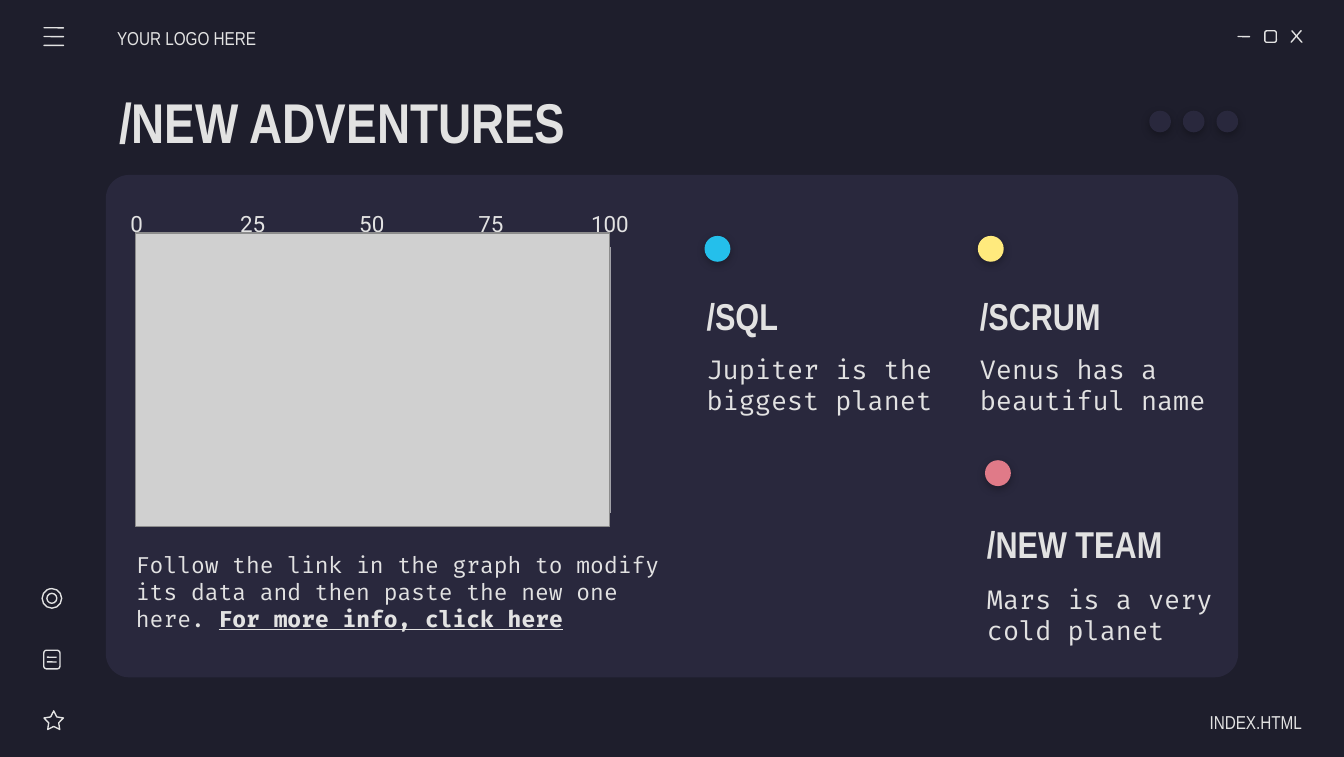
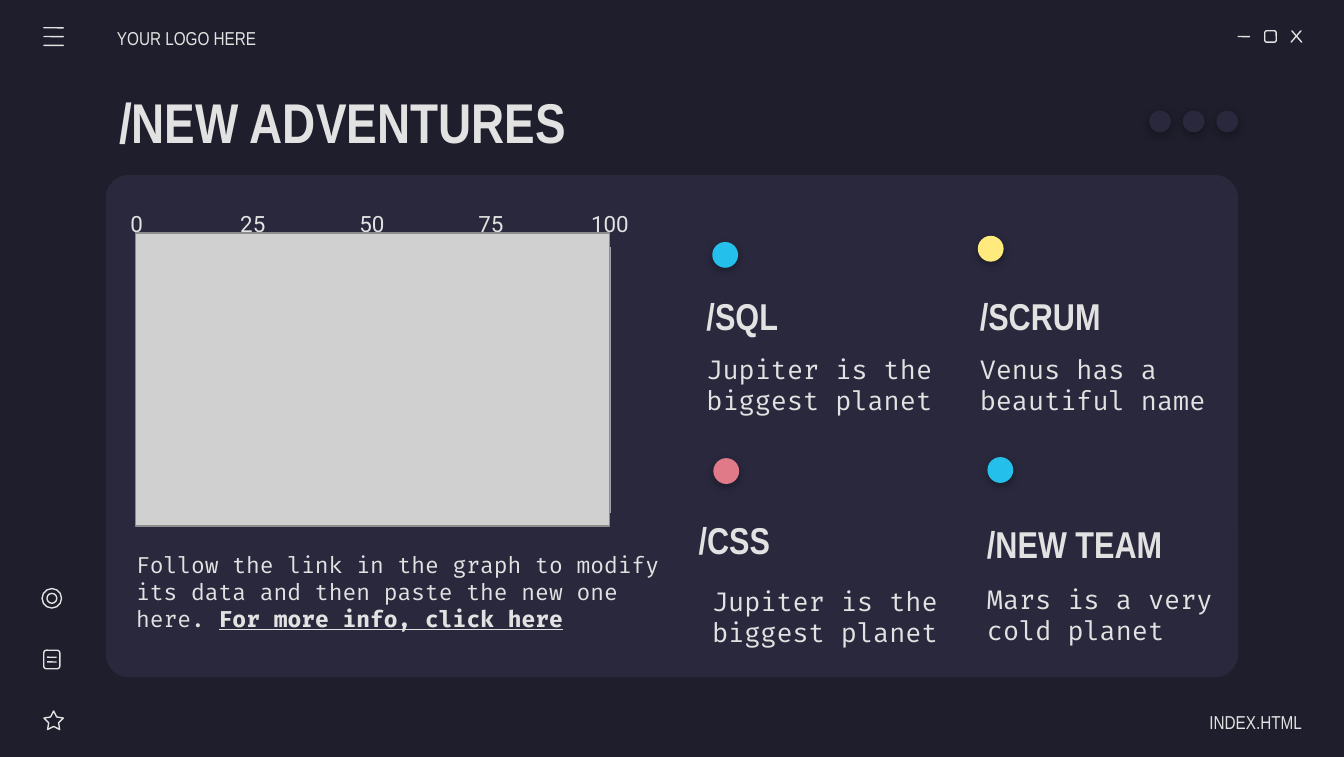
Before and after one commit to CodecoolGlobal/ask-mate-2-python-zsofi82, a slide deck: slide 4 of static/ppt/AskMate2_Movieee.ug.pptx. Drawn at 1344x757 pixels with LibreOffice and Linux fonts; fonts in the diff are those of the drawing; grey boxes stand for pictures. Boxes give left, top, right and bottom in pixels: in the first picture for what was removed or moved away, otherwise in the second. Text is boxed around its words. In the diff, an @@ line names an element or a change of style, - is before the commit and + after.

```diff
--- a/static/ppt/AskMate2_Movieee.ug.pptx
+++ b/static/ppt/AskMate2_Movieee.ug.pptx
@@ ellipse: place and size @@
-ellipse at box(704, 235, 730, 261)
+ellipse at box(712, 242, 738, 267)
@@ ellipse added at box(714, 458, 739, 484), fill #E07A88 @@
@@ ellipse at box(988, 457, 1013, 482): fill #E07A88 to #24BFEB @@
@@ text added at box(699, 527, 770, 555), 20 pt, text #E2E2E2, bold @@
+/CSS
@@ text added at box(712, 590, 938, 648), 14 pt, text #E2E2E2 @@
+Jupiter is the biggest planet
```
Also in this commit, not shown: 6 other slides changed, 7 other files.
